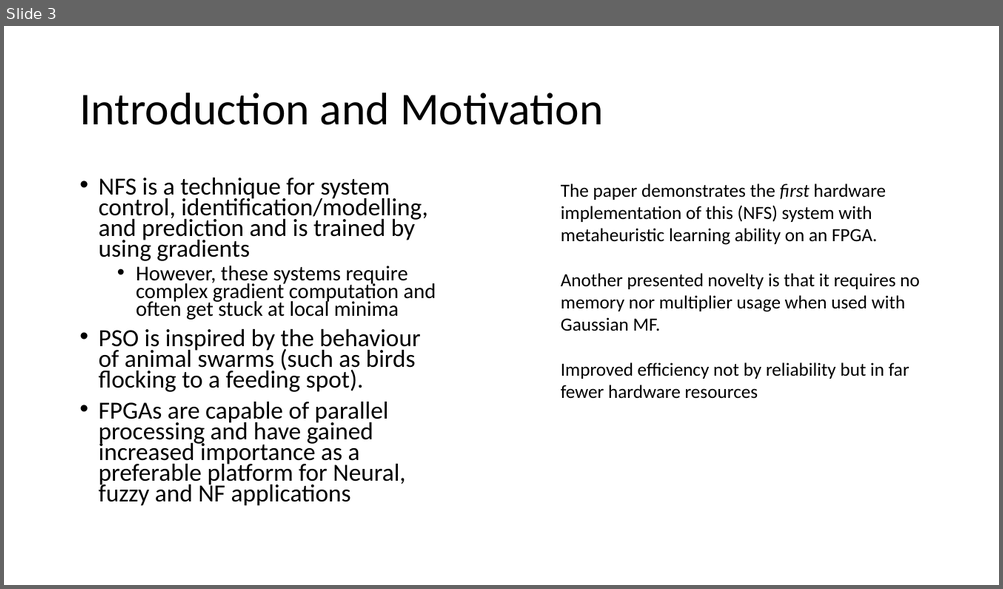
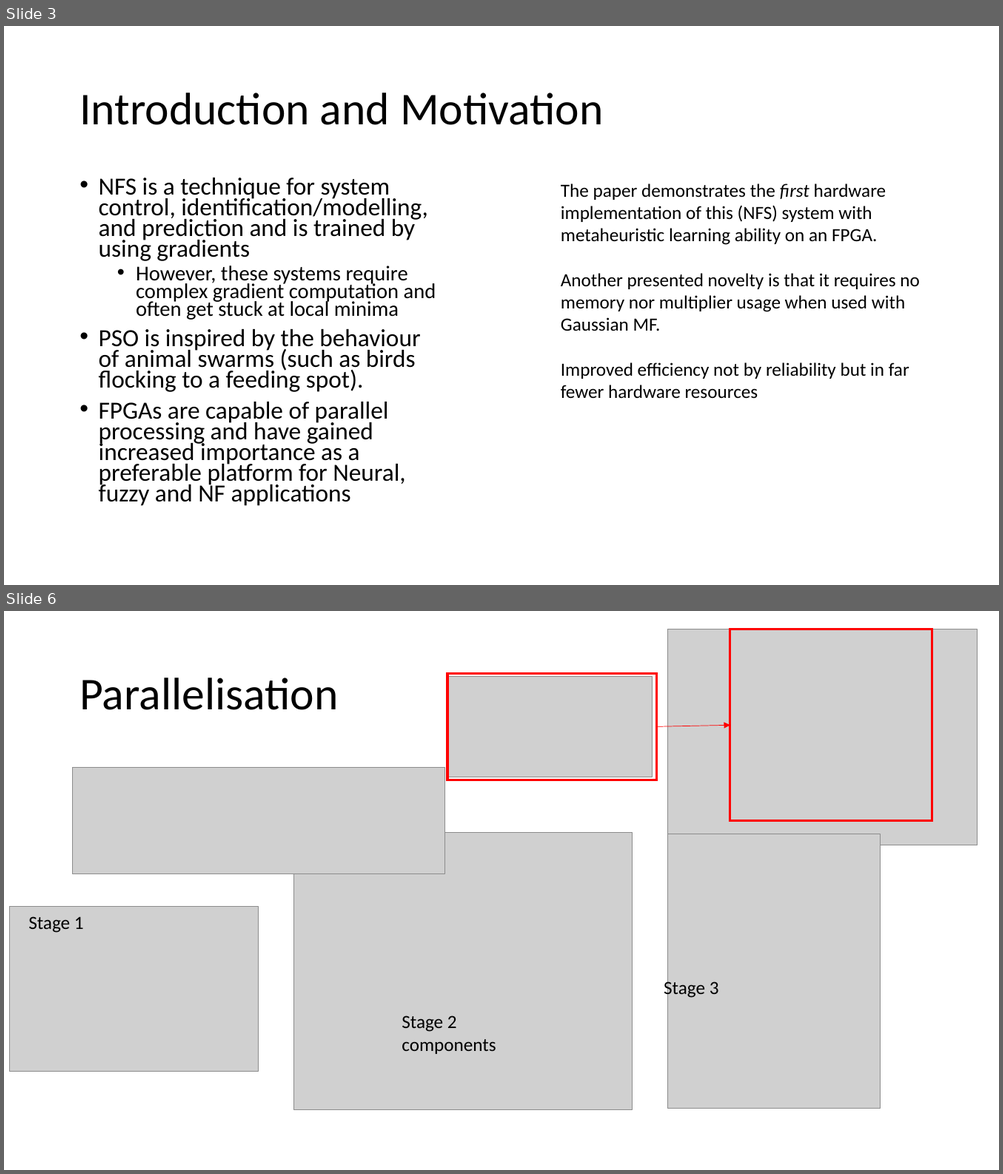
Before and after one commit to HarrisonJM/ParallelComputing, a slide deck: coursework/FPGA implementation of neruo-fuzzy system with improved PSO learning.pptx. Shown one above the other, each under a label of ours: slide 3 before the commit, slides 3 and 6 after it; the slides between them are not shown. The pictures are 1003x589 and 1003x1174 pixels, drawn with LibreOffice and Linux fonts; fonts in the diff are those of the drawing; grey boxes stand for pictures. Boxes give left, top, right and bottom in pixels: in the first picture for what was removed or moved away, otherwise in the second. Text is boxed around its words. In the diff, an @@ line names an element or a change of style, - is before the commit and + after.

```diff
--- a/coursework/FPGA implementation of neruo-fuzzy system with improved PSO learning.pptx
+++ b/coursework/FPGA implementation of neruo-fuzzy system with improved PSO learning.pptx
@@ slide 6 added at [4,611,999,1170], background #FFFFFF @@
@@ title added at [79,678,338,710], 44 pt, text #000000 @@
+Parallelisation
@@ group added at [447,629,977,845]: 2 pictures, 2 rectangles, 1 arrow @@
@@ picture added at [73,768,446,874] @@
@@ picture added at [293,832,632,1111] @@
@@ picture added at [667,834,879,1109] @@
@@ picture added at [9,907,258,1072] @@
@@ text added at [28,917,84,933], 18 pt, text #000000 @@
+Stage 1
@@ text added at [663,979,719,999], 18 pt, text #000000 @@
+Stage 3
@@ text added at [401,1016,495,1054], 18 pt, text #000000 @@
+Stage 2 components
```
Also in this commit, not shown: 2 slides changed, 5 other slides added, 1 slide removed.
